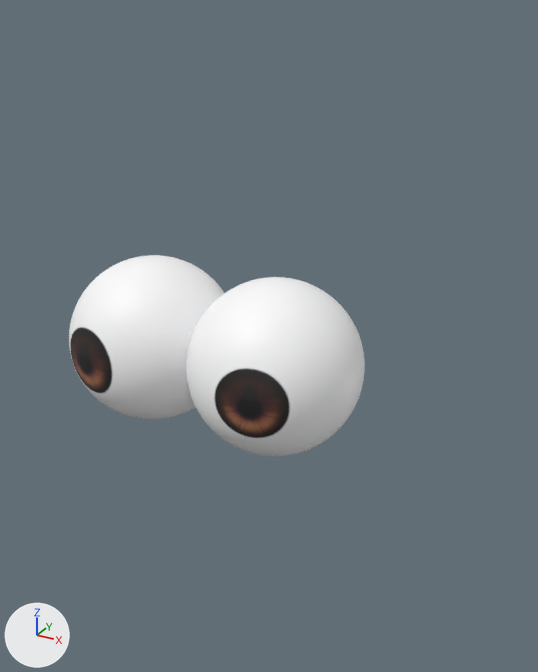
The Blender file data/gen13.blend: old version first, new version second.
One viewpoint serves both versions: a camera (50 mm lens) standing at (0.187, -0.3, 1.509) and looking at (0.003, 0.033, 1.343). The lights are fixed; the arrows at lower left show +X, +Y and +Z. The older version comes first.

Names of what the first picture shows: 'eye_L_geo_hd_target', 'eye_R_geo_hd_target'.
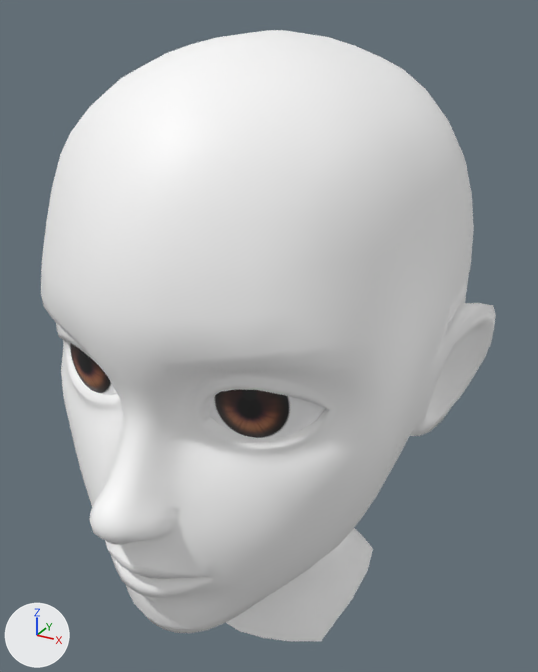
Pixel boxes [x1, y1, x2, y2] of what changed, in the pictures (538 x 672 px):
'headOnly_geo', shown
    after: [41, 30, 496, 641]
'eye_L_geo_hd_target', unchanged, covered by the edit
    before: [186, 277, 365, 456]
    after: [210, 389, 326, 438]
'eye_R_geo_hd_target', unchanged, covered by the edit
    before: [69, 255, 224, 419]
    after: [69, 342, 117, 395]

The change, as a list of edits to the scene's bpy script:
```text
Change ob_headonly_geo:
    remove ob_headonly_geo.hide_set(True)
```
